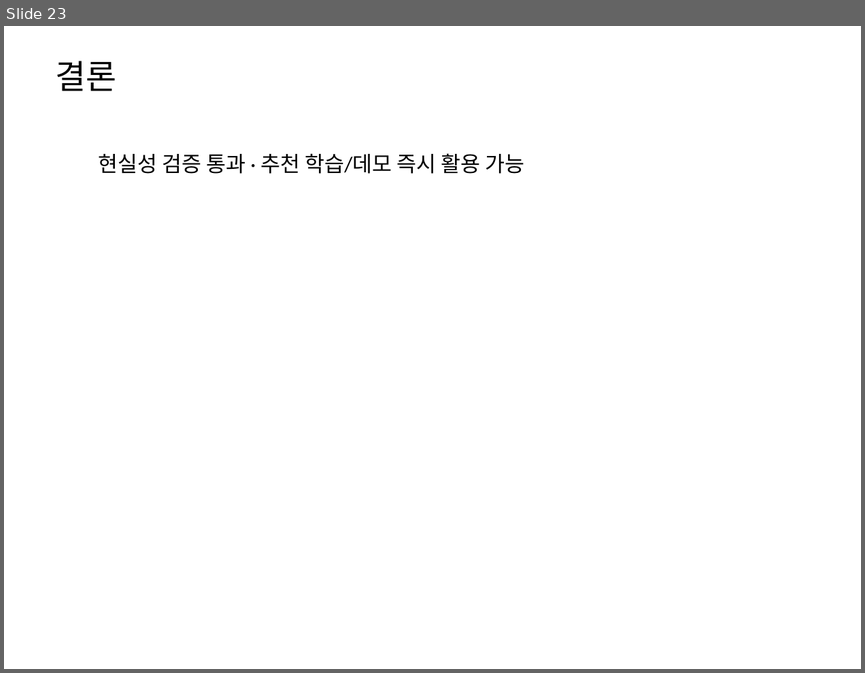
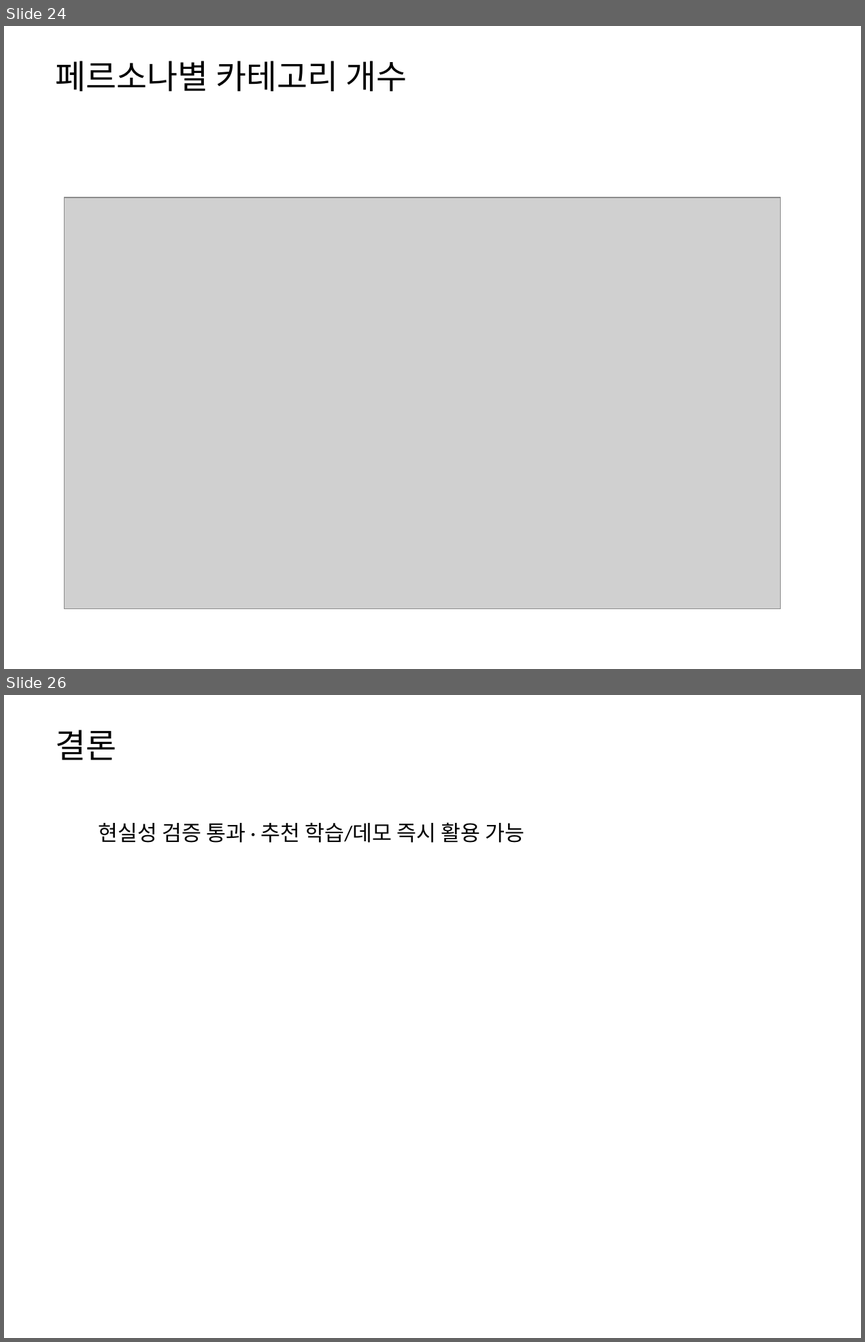
Before and after one commit to ai-sesac2-Nbbang/mogu-mogu-backend, a slide deck: scripts/mogumogu_report.pptx. Shown one above the other, each under a label of ours: slide 23 before the commit, slides 24 and 26 after it; the slides between them are not shown. The pictures are 865x673 and 865x1342 pixels, drawn with LibreOffice and Linux fonts; fonts in the diff are those of the drawing; grey boxes stand for pictures. Boxes give left, top, right and bottom in pixels: in the first picture for what was removed or moved away, otherwise in the second. Text is boxed around its words. In the diff, an @@ line names an element or a change of style, - is before the commit and + after.

```diff
--- a/scripts/mogumogu_report.pptx
+++ b/scripts/mogumogu_report.pptx
@@ slide 24 added at box(4, 26, 861, 669), background #FFFFFF @@
@@ text added at box(55, 61, 407, 91), 28 pt, text #000000 @@
+페르소나별 카테고리 개수
@@ picture added at box(64, 197, 781, 609) @@
@@ what was slide 23 is now slide 26 @@
```
Also in this commit, not shown: 2 other slides added, 12 other files.
